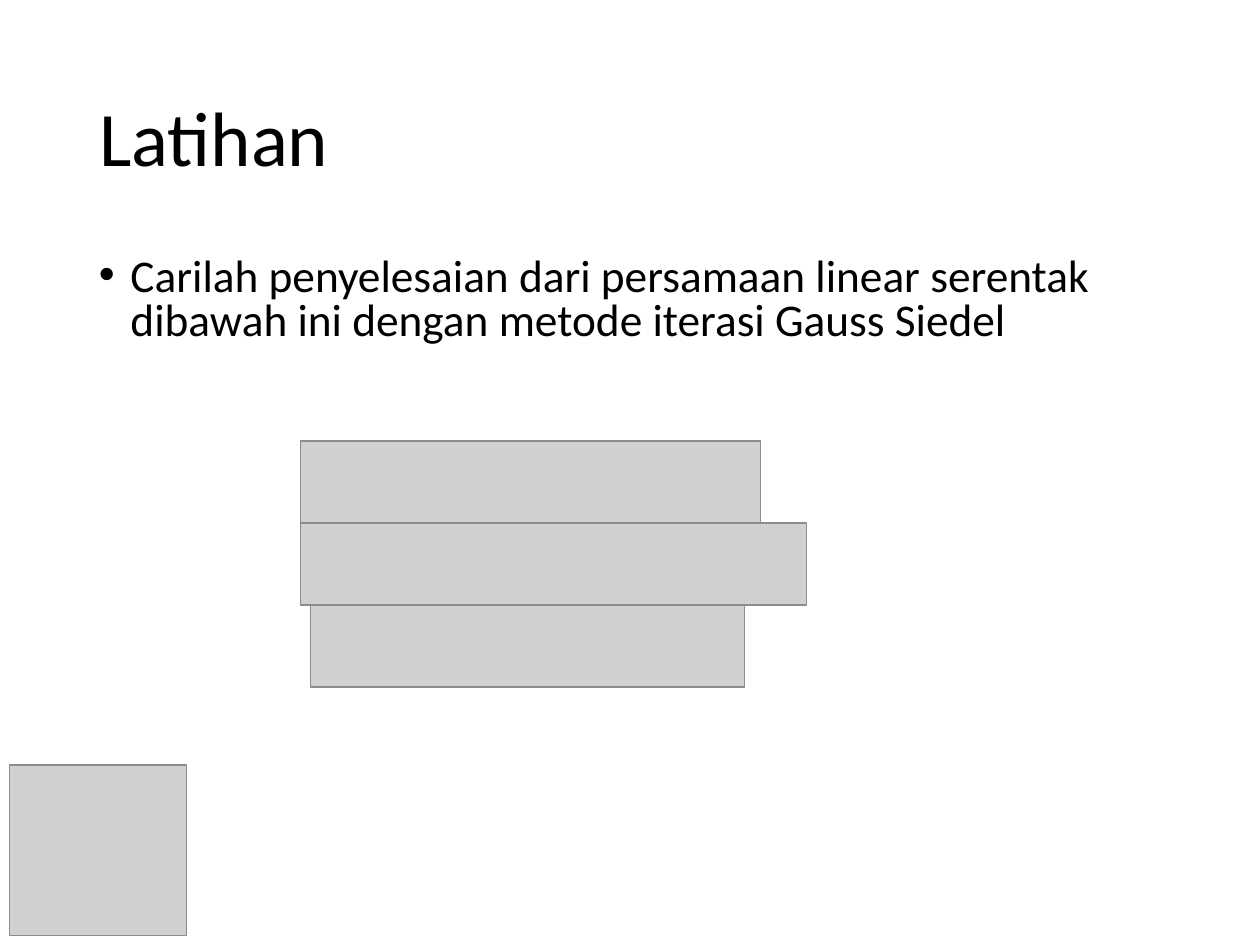
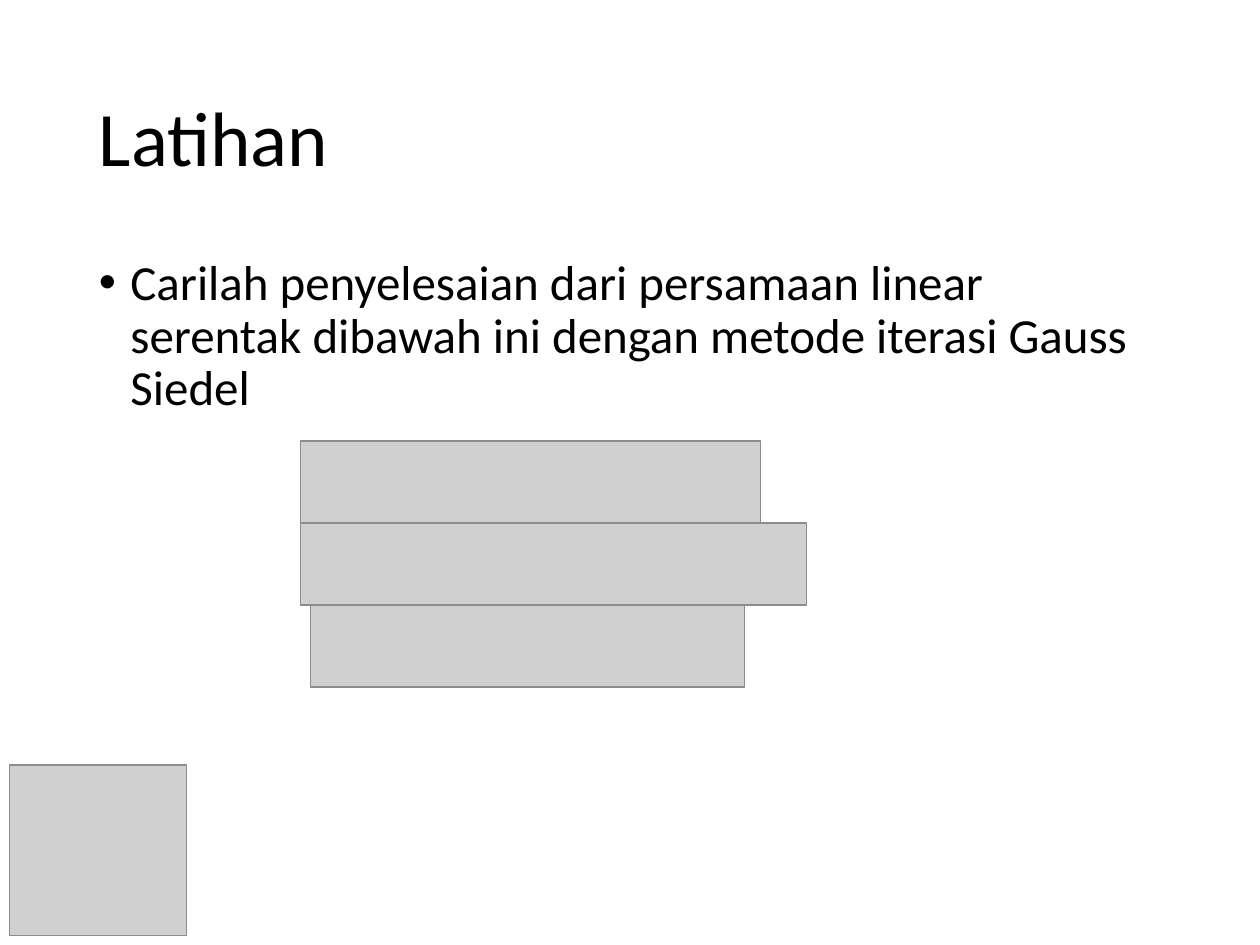
Before and after one commit to miftanurfarid/EL1211_metode_numerik_dan_teknik_komputasi, a slide deck: slide 40 of slides/EL 1211 04 - Penyelesaian Persamaan Linear Serentak.ppt. Drawn at 1260x945 pixels with LibreOffice and Linux fonts; fonts in the diff are those of the drawing; grey boxes stand for pictures. Boxes give left, top, right and bottom in pixels: in the first picture for what was removed or moved away, otherwise in the second. Text is boxed around its words. In the diff, an @@ line names an element or a change of style, - is before the commit and + after.

```diff
--- a/slides/EL 1211 04 - Penyelesaian Persamaan Linear Serentak.ppt
+++ b/slides/EL 1211 04 - Penyelesaian Persamaan Linear Serentak.ppt
@@ text "Carilah penyelesaian dari persamaan linear ..." at (130, 266, 1127, 406): size 25.9 to 28 pt; line spacing 0.8 to 0.9 @@
```
Also in this commit, not shown: 12 other slides changed, 8 other files.
